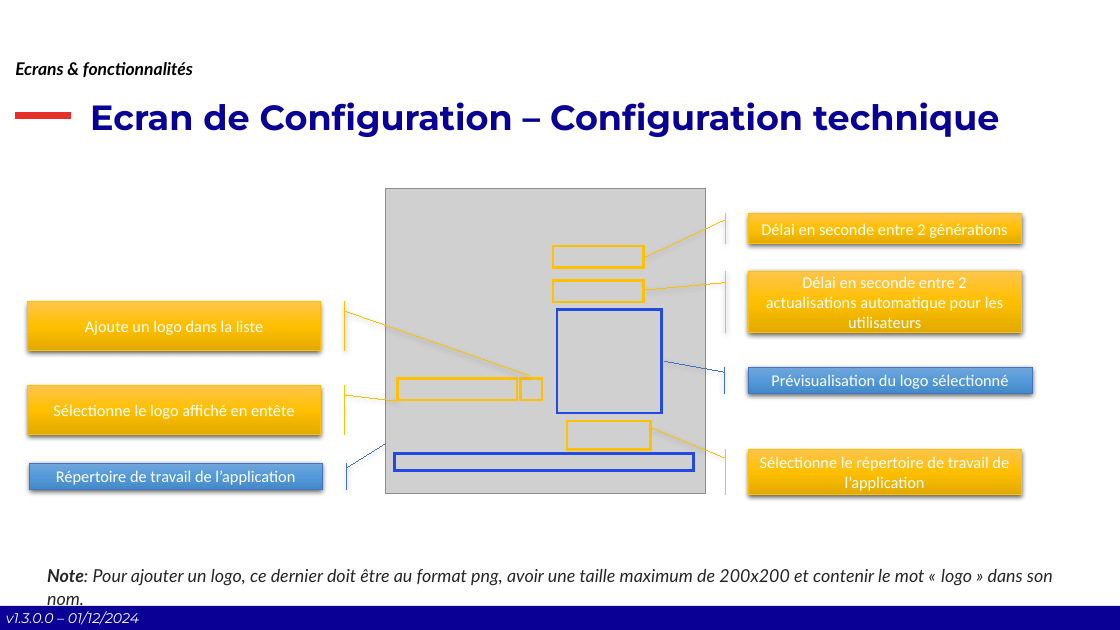
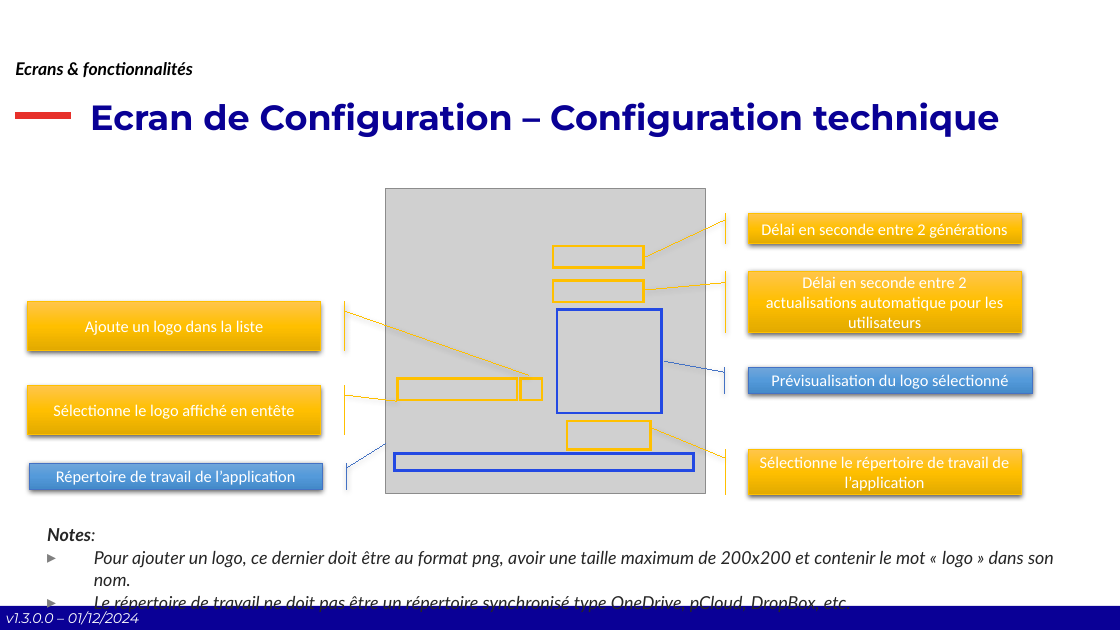
Before and after one commit to Comite-Rhone-Judo/PublicationSuiviCompetition, a slide deck: slide 18 of AppPublication/Documentation/PublicationSuiviCompetition - Manuel d'utilisation.pptx. Drawn at 1120x630 pixels with LibreOffice and Linux fonts; fonts in the diff are those of the drawing; grey boxes stand for pictures; background and template pictures are left out. Boxes give left, top, right and bottom in pixels: in the first picture for what was removed or moved away, otherwise in the second. Text is boxed around its words. In the diff, an @@ line names an element or a change of style, - is before the commit and + after.

Commit message:
Mise a jour du manuel pour la version 1.3.0.1

```diff
--- a/AppPublication/Documentation/PublicationSuiviCompetition - Manuel d'utilisation.pptx
+++ b/AppPublication/Documentation/PublicationSuiviCompetition - Manuel d'utilisation.pptx
@@ text at (47, 528, 1054, 612): text changed @@
-Note: Pour ajouter un logo, ce dernier doit être au format png, avoir une taille maximum de 200x200 et contenir le mot « logo » dans son nom.
+Notes:
+▸ Pour ajouter un logo, ce dernier doit être au format png, avoir une taille maximum de 200x200 et contenir le mot « logo » dans son nom.
+▸ Le répertoire de travail ne doit pas être un répertoire synchronisé type OneDrive, pCloud, DropBox, etc.
```
Also in this commit, not shown: 3 other slides changed, 1 other file.
